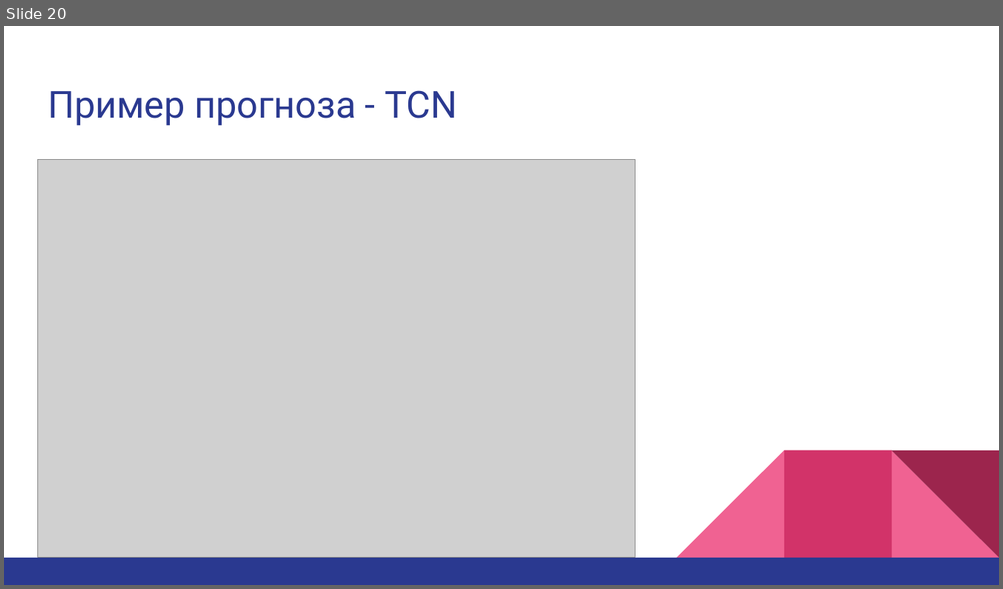
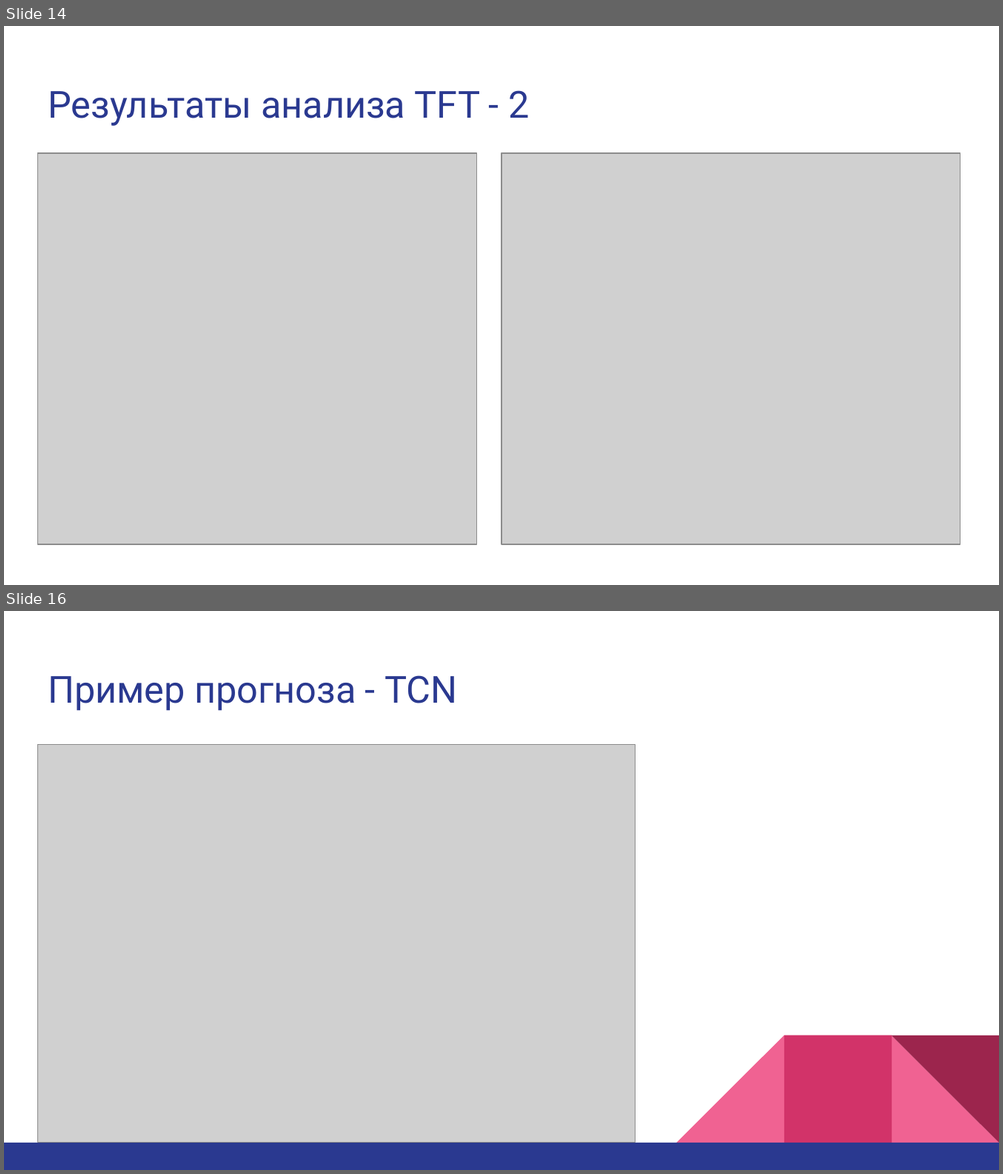
Before and after one commit to ksetdekov/ts_transformers, a slide deck: text/Презентация.pptx. Shown one above the other, each under a label of ours: slide 20 before the commit, slides 14 and 16 after it; the slides between them are not shown. The pictures are 1003x589 and 1003x1174 pixels, drawn with LibreOffice and Linux fonts; fonts in the diff are those of the drawing; grey boxes stand for pictures. Boxes give left, top, right and bottom in pixels: in the first picture for what was removed or moved away, otherwise in the second. Text is boxed around its words. In the diff, an @@ line names an element or a change of style, - is before the commit and + after.

```diff
--- a/text/Презентация.pptx
+++ b/text/Презентация.pptx
@@ slide 14 added at (4,26,999,585), background #FFFFFF @@
@@ title added at (48,90,529,126), 27 pt, text #2A3990 @@
+Результаты анализа TFT - 2
@@ picture added at (38,153,476,545) @@
@@ picture added at (501,153,960,545) @@
@@ what was slide 20 is now slide 16 @@
```
Also in this commit, not shown: 1 slide changed, 1 other slide added.
